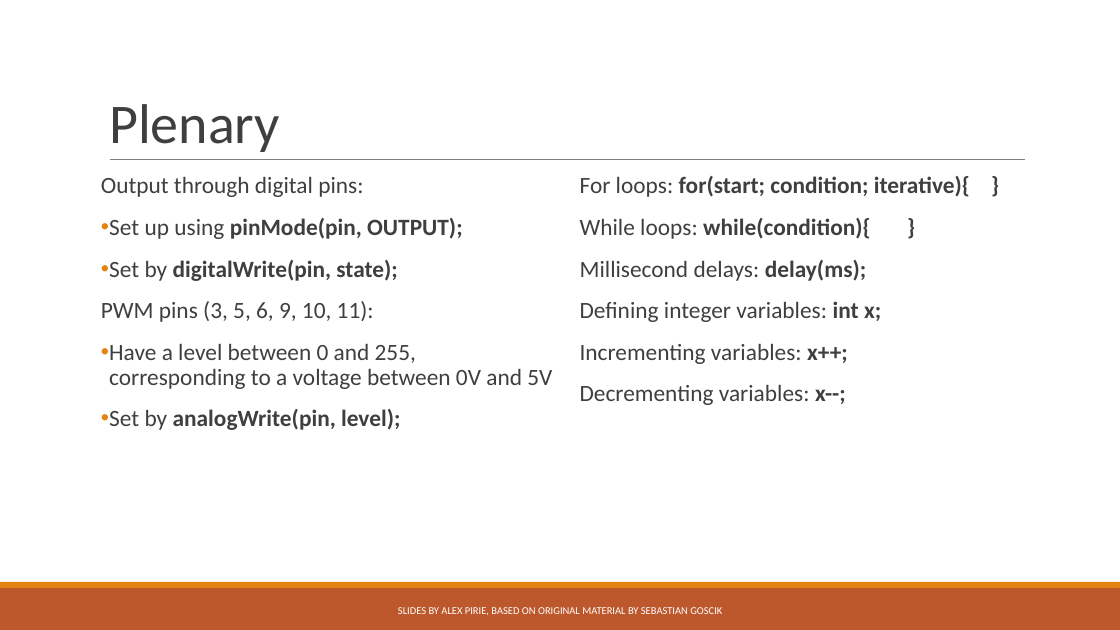
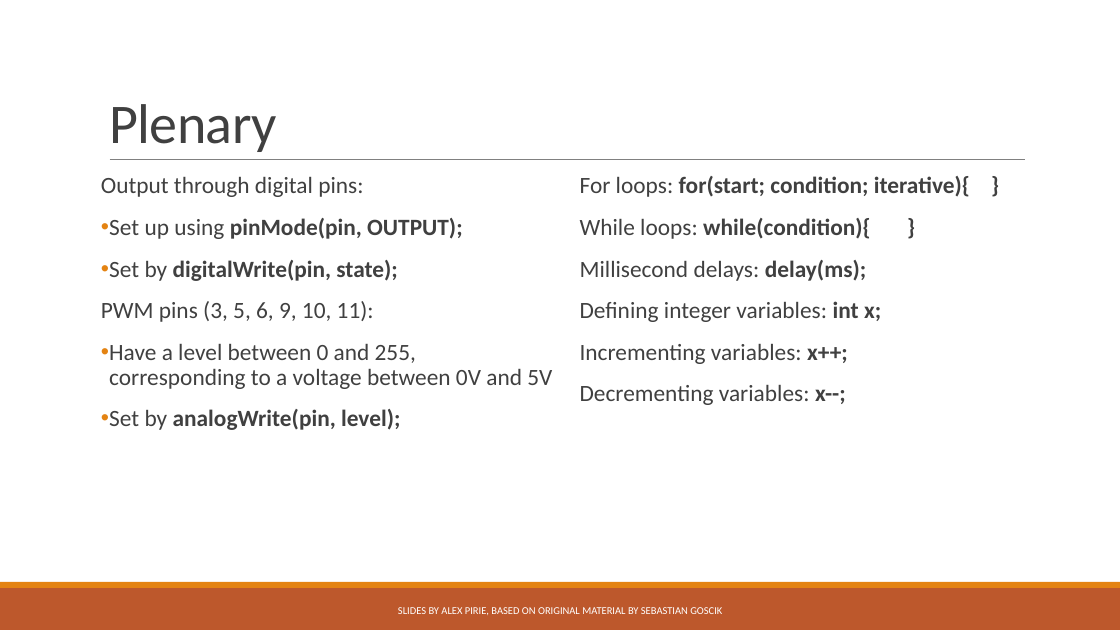
Before and after one commit to SJ-Innovation/SurreyEARS_ArduinoCourse_2018, a slide deck: slide 22 of Lecture 1 - Arduino Basics.pptx. Drawn at 1120x630 pixels with LibreOffice and Linux fonts; fonts in the diff are those of the drawing. Boxes give left, top, right and bottom in pixels: in the first picture for what was removed or moved away, otherwise in the second. Text is boxed around its words. In the diff, an @@ line names an element or a change of style, - is before the commit and + after.

```diff
--- a/Lecture 1 - Arduino Basics.pptx
+++ b/Lecture 1 - Arduino Basics.pptx
@@ title "Plenary" at (x1=109, y1=104, x2=276, y2=152): text colour #3F3F3F to #404040, letter spacing 0 to -0.5 pt @@
```
Also in this commit, not shown: 22 other slides changed, 9 other files.
